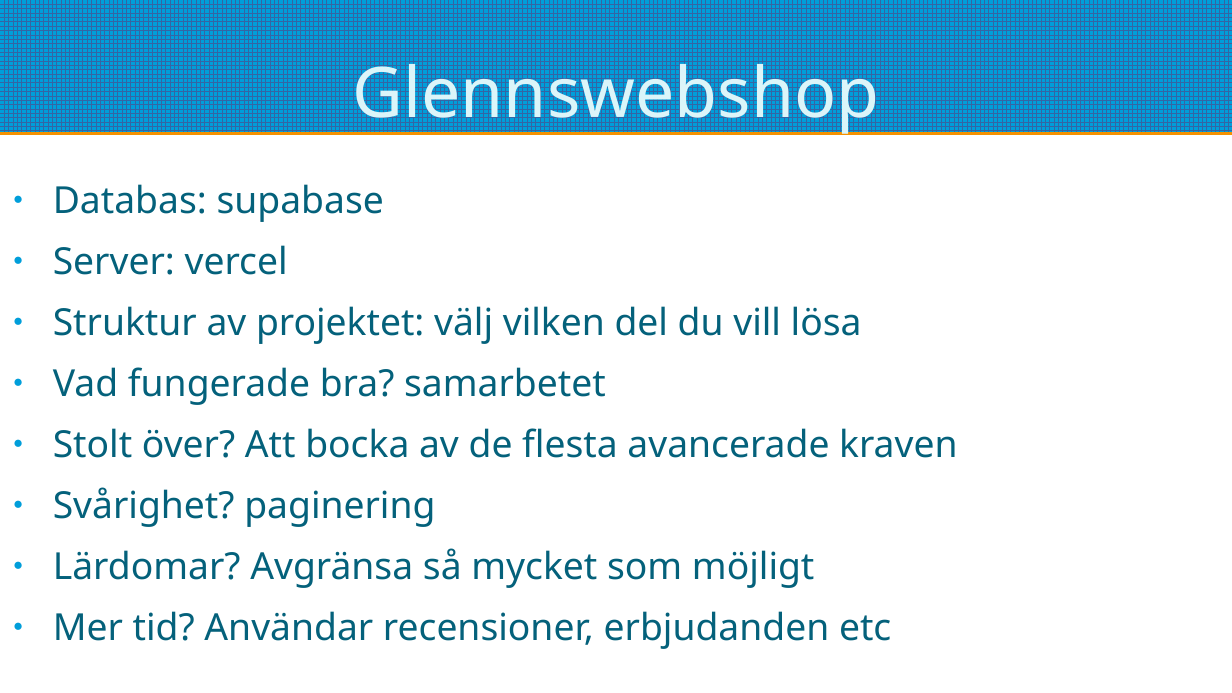
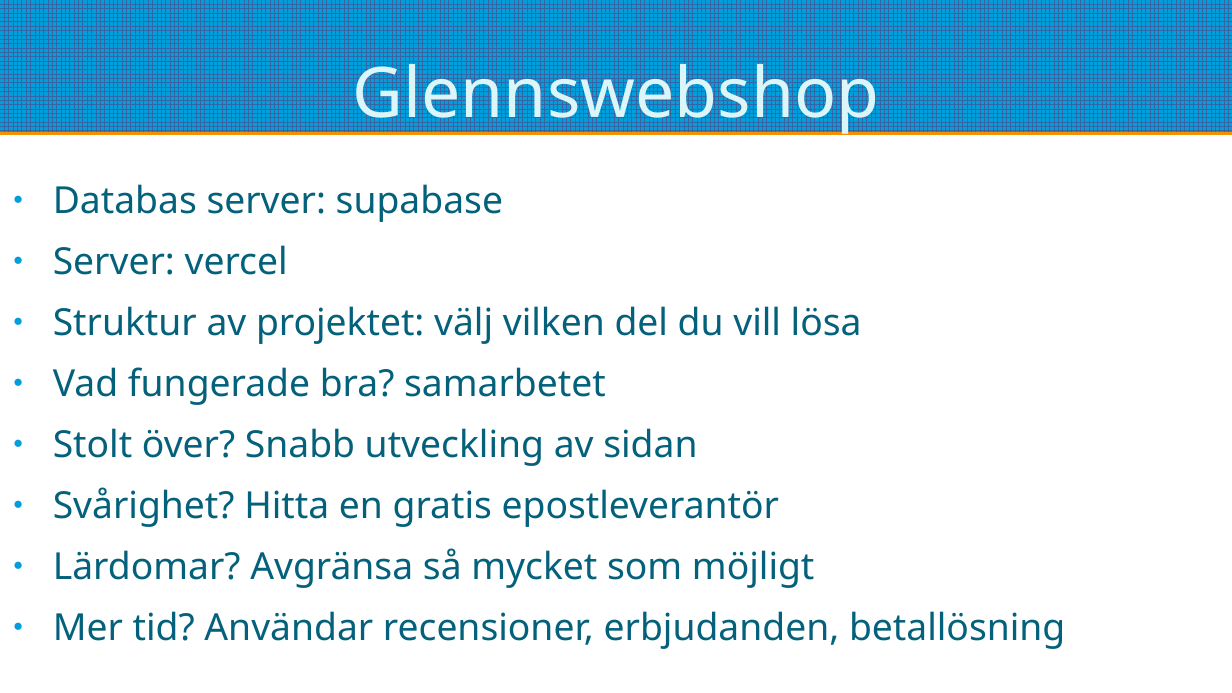
Before and after one commit to pontusOlssonGit/glenns-webshop, a slide deck: slide 7 of redovisning.odp. Drawn at 1232x693 pixels with LibreOffice and Linux fonts; fonts in the diff are those of the drawing. Boxes give left, top, right and bottom in pixels: in the first picture for what was removed or moved away, otherwise in the second. Text is boxed around its words. In the diff, an @@ line names an element or a change of style, - is before the commit and + after.

```diff
--- a/redovisning.odp
+++ b/redovisning.odp
@@ text at [53,184,503,222]: text changed @@
-● Databas: supabase
+● Databas server: supabase
@@ text at [53,428,779,527]: text changed @@
-● Stolt över? Att bocka av de flesta avancerade kraven
-● Svårighet? paginering
+● Stolt över? Snabb utveckling av sidan
+● Svårighet? Hitta en gratis epostleverantör
@@ text at [53,611,1065,649]: text changed @@
-● Mer tid? Användar recensioner, erbjudanden etc
+● Mer tid? Användar recensioner, erbjudanden, betallösning
```
Also in this commit, not shown: 3 other slides changed, 3 other files.
